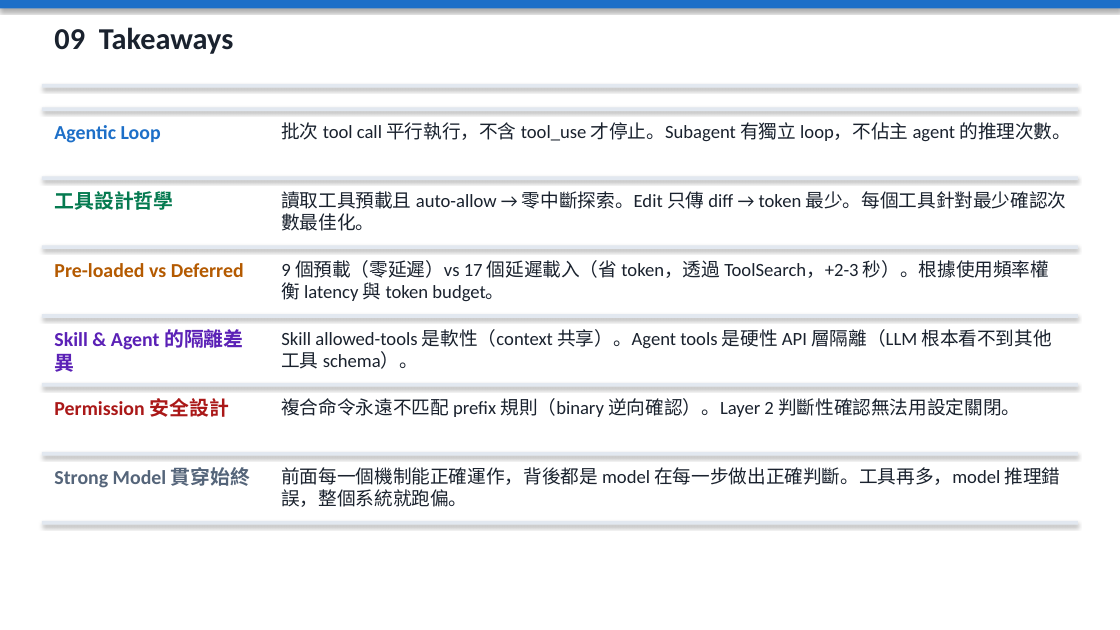
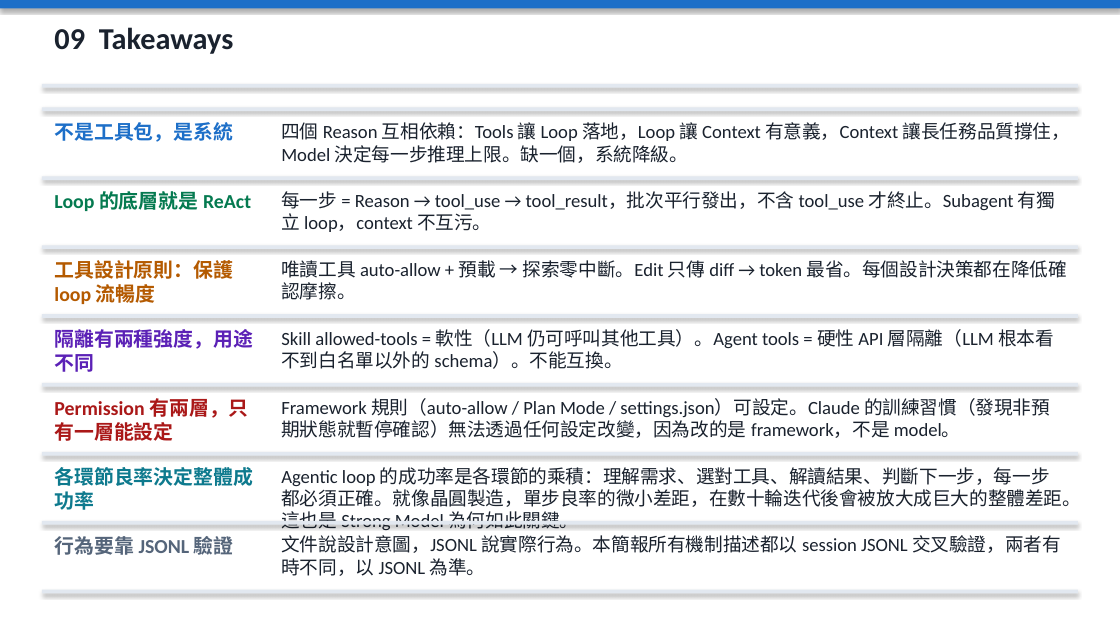
Before and after one commit to SunnyWenwen/reseach_claude_code, a slide deck: slide 23 of claude_code_full.pptx. Drawn at 1120x630 pixels with LibreOffice and Linux fonts; fonts in the diff are those of the drawing. Boxes give left, top, right and bottom in pixels: in the first picture for what was removed or moved away, otherwise in the second. Text is boxed around its words. In the diff, an @@ line names an element or a change of style, - is before the commit and + after.

```diff
--- a/claude_code_full.pptx
+++ b/claude_code_full.pptx
@@ text at [54,122,233,142]: text changed @@
-Agentic Loop
+不是工具包，是系統
@@ text at [281,122,1070,163]: text changed @@
-批次 tool call 平行執行，不含 tool_use 才停止。Subagent 有獨立 loop，不佔主 agent 的推理次數。
+四個 Reason 互相依賴：Tools 讓 Loop 落地，Loop 讓 Context 有意義，Context 讓長任務品質撐住，Model 決定每一步推理上限。缺一個，系統降級。
@@ text at [54,191,251,211]: text changed @@
-工具設計哲學
+Loop 的底層就是 ReAct
@@ text at [281,191,1055,232]: text changed @@
-讀取工具預載且 auto-allow → 零中斷探索。Edit 只傳 diff → token 最少。每個工具針對最少確認次數最佳化。
+每一步 = Reason → tool_use → tool_result，批次平行發出，不含 tool_use 才終止。Subagent 有獨立 loop，context 不互污。
@@ text at [54,260,233,304]: text changed @@
-Pre-loaded vs Deferred
+工具設計原則：保護 loop 流暢度
@@ text at [281,260,1066,300]: text changed @@
-9 個預載（零延遲）vs 17 個延遲載入（省 token，透過 ToolSearch，+2-3 秒）。根據使用頻率權衡 latency 與 token budget。
+唯讀工具 auto-allow + 預載 → 探索零中斷。Edit 只傳 diff → token 最省。每個設計決策都在降低確認摩擦。
@@ text at [54,329,253,372]: text changed @@
-Skill & Agent 的隔離差異
+隔離有兩種強度，用途不同
@@ text at [281,329,1054,369]: text changed @@
-Skill allowed-tools 是軟性（context 共享）。Agent tools 是硬性 API 層隔離（LLM 根本看不到其他工具 schema）。
+Skill allowed-tools = 軟性（LLM 仍可呼叫其他工具）。Agent tools = 硬性 API 層隔離（LLM 根本看不到白名單以外的 schema）。不能互換。
@@ text at [54,398,248,441]: text changed @@
-Permission 安全設計
+Permission 有兩層，只有一層能設定
@@ text at [281,398,1050,438]: text changed @@
-複合命令永遠不匹配 prefix 規則（binary 逆向確認）。Layer 2 判斷性確認無法用設定關閉。
+Framework 規則（auto-allow / Plan Mode / settings.json）可設定。Claude 的訓練習慣（發現非預期狀態就暫停確認）無法透過任何設定改變，因為改的是 framework，不是 model。
@@ text at [54,467,253,510]: text changed; text colour #55657A to #0E7A8E @@
-Strong Model 貫穿始終
+各環節良率決定整體成功率
@@ text at [281,467,1081,530]: text changed @@
-前面每一個機制能正確運作，背後都是 model 在每一步做出正確判斷。工具再多，model 推理錯誤，整個系統就跑偏。
+Agentic loop 的成功率是各環節的乘積：理解需求、選對工具、解讀結果、判斷下一步，每一步都必須正確。就像晶圓製造，單步良率的微小差距，在數十輪迭代後會被放大成巨大的整體差距。這也是 Strong Model 為何如此關鍵。
@@ text added at [54,536,234,555], 17 pt, text #55657A, bold @@
+行為要靠 JSONL 驗證
@@ text added at [281,535,1061,576], 16 pt, text #1A222E @@
+文件說設計意圖，JSONL 說實際行為。本簡報所有機制描述都以 session JSONL 交叉驗證，兩者有時不同，以 JSONL 為準。
@@ rectangle added at [42,590,1078,593], fill #E2E8F0 @@
```
Also in this commit, not shown: 1 slide added, 1 other file.
